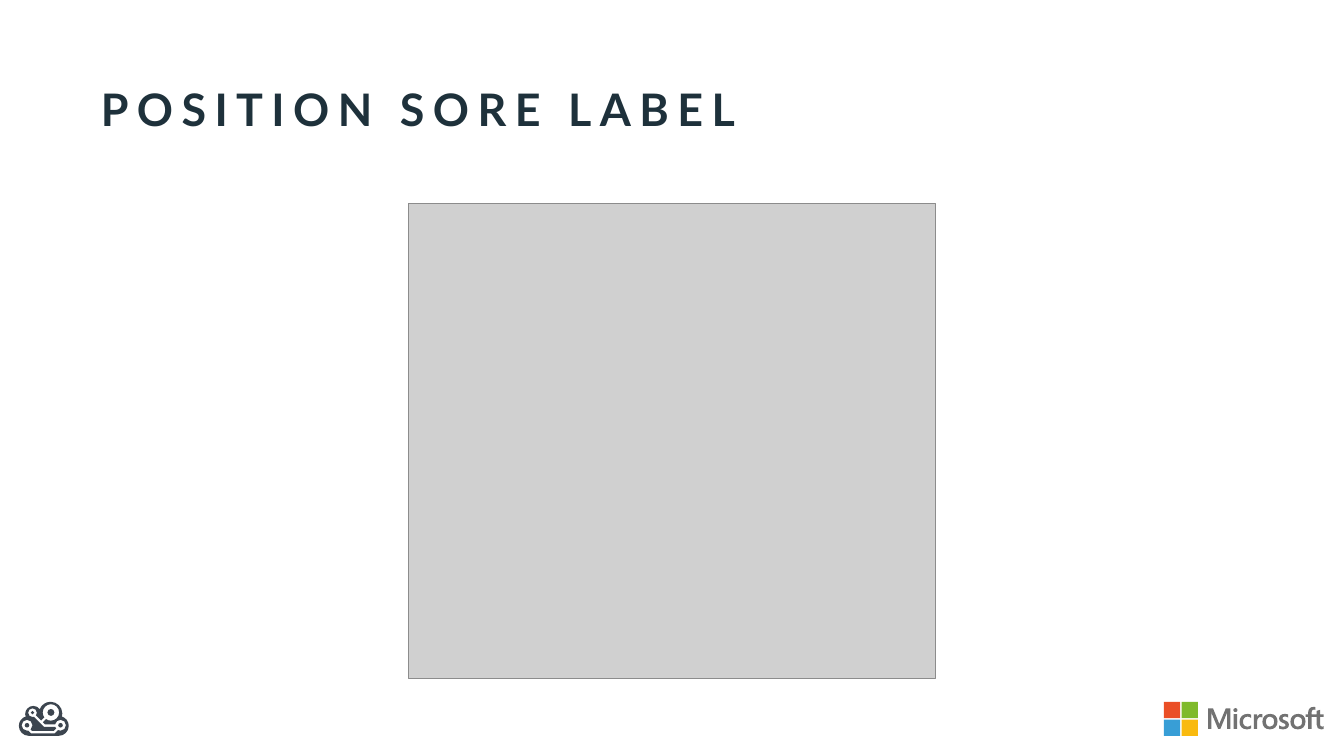
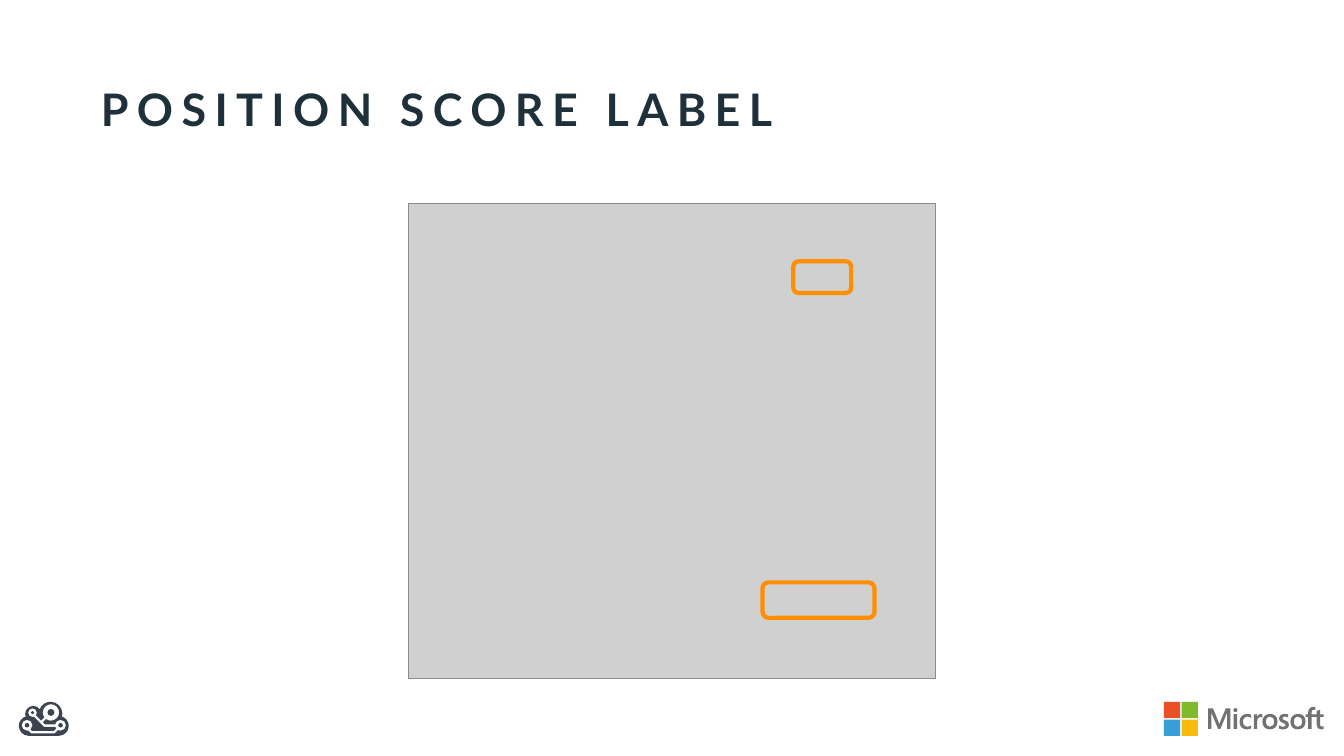
Before and after one commit to BretStateham/KidsGamesEvents, a slide deck: slide 21 of LaJollaLibrary/Slides/Creating a Game with FlowLab.io.pptx (slide 22 before the commit). Drawn at 1344x756 pixels with LibreOffice and Linux fonts; fonts in the diff are those of the drawing; grey boxes stand for pictures. Boxes give left, top, right and bottom in pixels: in the first picture for what was removed or moved away, otherwise in the second. Text is boxed around its words. In the diff, an @@ line names an element or a change of style, - is before the commit and + after.

```diff
--- a/LaJollaLibrary/Slides/Creating a Game with FlowLab.io.pptx
+++ b/LaJollaLibrary/Slides/Creating a Game with FlowLab.io.pptx
@@ title at (101, 93, 773, 127): text changed @@
-POSITION SORE LABEL
+POSITION SCORE LABEL
@@ rounded rectangle added at (793, 261, 851, 292), outline #FF8E00 3 pt @@
@@ rounded rectangle added at (762, 583, 874, 618), outline #FF8E00 3 pt @@
```
Also in this commit, not shown: 3 other slides changed, 7 slides added, 3 slides removed, 1 other file.
